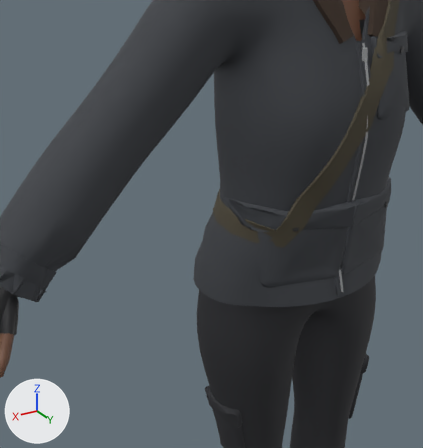
Renders of the glTF model game/assets/characters/char_cartel_gunman_h/char_cartel_gunman_h.glb from each side of a commit.
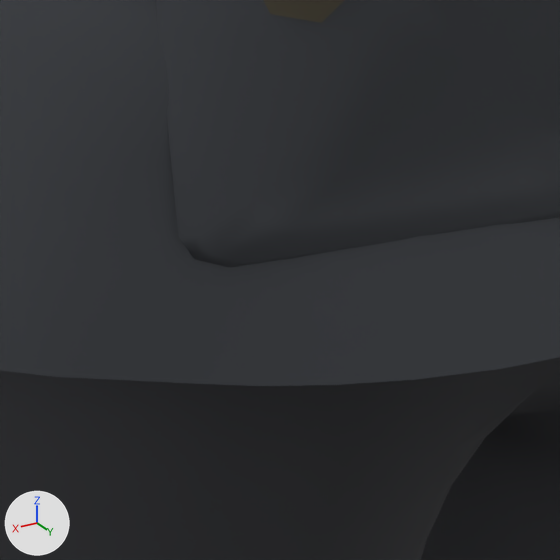
Each version is shown from a 50 mm camera at (0.651, 0.77, 1.383) aimed at (0.191, 0.003, 1.0), then close up on the part from 55% to 76% of the width and 54% to 75% of the height. Arrows for +X, +Y and +Z are at lower left; the lights stay in place. The first two pictures are the older version. The close-ups show mesh edges as thin lines. Vertices at exactly the same position are counted once.

The first close-up shows 'Outfit'.
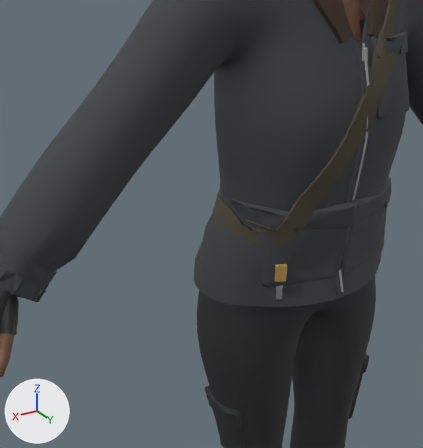
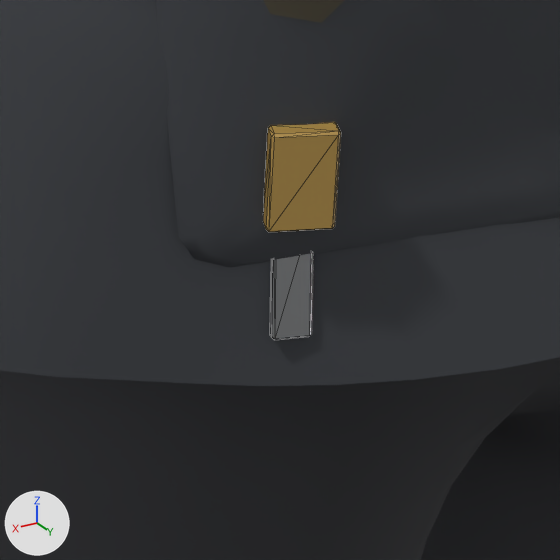
The change, as a list of edits to the scene's bpy script:
```text
Add mat_m_char_satin_gold:
    mat_m_char_satin_gold = principled_material('M_char_satin_gold')
    mat_m_char_satin_gold.base_color = (0.479, 0.301, 0.0762)  # orange #b8954e
    mat_m_char_satin_gold.roughness = 0.35
Add mat_m_char_metal_silver:
    mat_m_char_metal_silver = principled_material('M_char_metal_silver')
    mat_m_char_metal_silver.base_color = (0.456, 0.468, 0.479)  # grey #b4b6b8
    mat_m_char_metal_silver.metallic = 1.0
    mat_m_char_metal_silver.roughness = 0.3
Change me_gear:
    used by ob_gear; location = (0.0, 0.0, 0.0)
    remove me_gear.from_pydata(...)  # 314 vertices, 566 faces; spans x -0.105..0.105, y 0.105..0.143, z 0.874..1.288
    add me_gear.from_pydata(...)  # 362 vertices, 654 faces; spans x -0.105..0.124, y 0.085..0.143, z 0.874..1.288
    me_gear part 1: a new loose piece of 24 vertices spanning x 0.105..0.118, y 0.085..0.095, z 0.878..0.916, in mat_m_char_metal_silver (grey #b4b6b8)
    me_gear part 2: a new loose piece of 24 vertices spanning x 0.105..0.124, y 0.088..0.102, z 0.914..0.945, in mat_m_char_satin_gold (orange #b8954e)
    add me_gear.materials.append(mat_m_char_metal_silver)  # grey #b4b6b8
    add me_gear.materials.append(mat_m_char_satin_gold)  # orange #b8954e
```

Changed parts and their boxes (x1, y1, x2, y2) in the close-ups (560 x 560 px):
'Gear', reshaped (not visible before)
    after: (263, 122, 341, 340)
part 1 of me_gear, added
    after: (270, 254, 313, 340)
part 2 of me_gear, added (orange)
    after: (263, 122, 341, 232)
